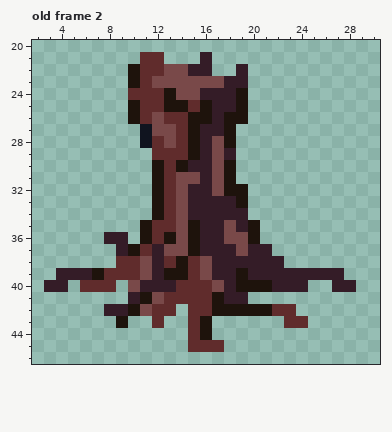
One commit to this pixel-art file: Assets/Sprites/Objects.aseprite. The first picture shows the starting point.
32x64 pixels, 13 frames. Shown: old frame 2: x 2..30, y 20..46. The commit also changed other frames, which this record leaves out.
After:
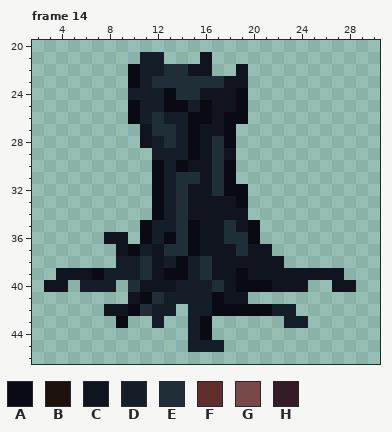
Palette (. is transparent): A #090a14  B #1e130c  C #10141f  D #151d28  E #202e37  F #602c2c  G #794949  H #341c27
A new or re-ordered frame is compared with the old frame closest to it.
Change:
frames 13 -> 16
Changed rows in their new state; - is an unchanged pixel.
Frame 14 is new; against old frame 2, layer "Object":
first column x 3:
21 --------DD---C------------
22 -------ADDEECC--C---------
23 -------ADEEEEEECC---------
24 -------DDDAEECCCA---------
25 -------ADDAADACCA---------
26 -------ADEDDAACAA---------
27 ---------EEDACCA----------
28 ---------DEDACEA----------
29 ---------DDDACEC----------
30 ---------ADACCEA----------
31 ---------ADEECEA----------
32 ---------ADECCEAA---------
33 ---------ADECCCCA---------
34 ---------ADECCCCC---------
35 --------ADDEACCECA--------
36 -----CC-ADAEACCEEA--------
37 ------CADCEEACCCECC-------
38 ------DDECDADECCCCCC------
39 -CCCADDDECAADECCACCCCCCCC-
40 CC-DDD-ECCCDDDECAAACCC--CC
41 -------CAEDDDDACC---------
42 -----CCAEDD-DDAAAAADD-----
43 ------A--D--DA------DD----
44 ------------DA------------
45 ------------DDD-----------
Changed places in both pictures, as pixel boxes (x1, y1, x2, y2):
changed: (44, 52, 356, 352)
